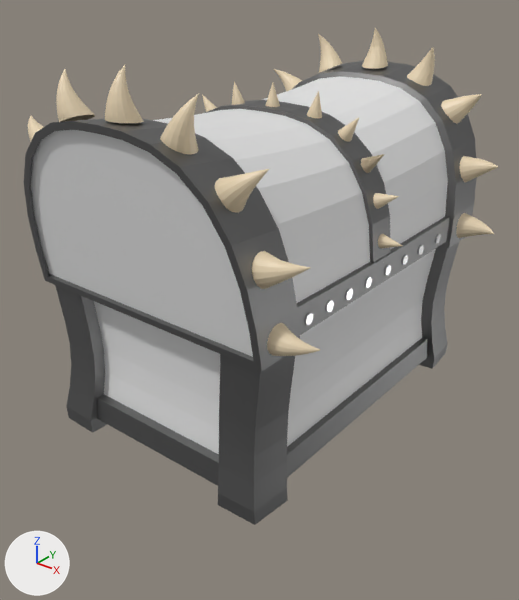
The Blender file obj_chest_StellaTan_01.blend: old version first, new version second.
Camera for both pictures: a camera (50 mm lens) standing at (17.0, -22.1, 19.5) and looking at (0.1, -1.0, 6.4). The axes (+X, +Y, +Z) are drawn at lower left. The lights are the same throughout. The first picture is the older version.

Objects in the first picture: 'Cone', 'Cube', 'Cube.001', 'bolt_08.002', 'left_horns', 'right_horns'.
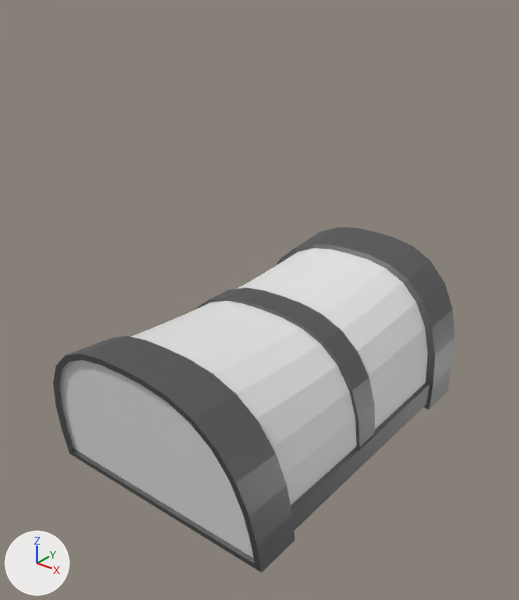
ob_cube_002 is not drawn itself; it is used by a modifier of ob_cube.

The change in detail:
me_cube is used by ob_cube; location (0.0, 0.03, 8.3); scale (1.0, 1.0, 0.974).
me_cube had 215 vertices, 177 faces, 12 loose edges and spanned x -5.36..5.36, y -8.54..0.0, z -0.28..6.8.
me_cube now has 426 vertices, 354 faces, 24 loose edges and spans x -5.36..5.36, y -8.54..8.54, z -0.28..6.8.
Part 1, on me_cube:
190 vertices are added at x -5.36..5.36, y 0.0..8.54, z -0.28..6.8.
16 new vertices lie (0.21, 0.0, 0.0) away from vertices in x -5.21..5.0, y 0.0..5.54, z 0.0..1.08.
5 new vertices lie (5.0, 0.0, 0.0) away from vertices in x -5.0, y 0.0..5.42, z 0.0.
12 loose edges are added.
134 new faces join them, mat_metal (grey #7f7f7f).
43 new faces join them, mat_wood (its picture is missing).
Mesh me_cube_002 is new.
It has 150 vertices, 129 faces and spans x -5.0..5.0, y -8.1..8.0, z -2.7..3.6.
It uses material mat_wood (its picture is missing).
Object 'Cube' (ob_cube) moves from (0.0, 0.03, 8.3) to (0.0, 0.03, 0.0).
Object 'Cube' (ob_cube) loses its MIRROR modifier named 'Mirror'.
Modifier setting removed (it was use_axis = (False, True, False)).
Object 'Cube' (ob_cube) gains a BOOLEAN modifier named 'Boolean'.
Modifier setting: object = ob_cube_002.
Modifier setting: use_hole_tolerant = True.
Object 'Cube.001' (ob_cube_001) is now hidden.
Object 'left_horns' (ob_left_horns) is now hidden.
Object 'right_horns' (ob_right_horns) is now hidden.
Object 'Cone' (ob_cone) is now hidden.
Object 'bolt_08.002' (ob_bolt_08_002) is now hidden.
Object 'Cube.002' (ob_cube_002) is new; it shows me_cube_002.
Its location is (-0.00284, 0.135, 2.082).
Its scale is (0.893, 0.918, 1.01).
It is now shown.

Changed parts and their boxes [x1, y1, x2, y2] in the pictures (519 x 600 px):
'Cube', reshaped, moved, modifiers changed (11% narrower, 12% taller): before [24, 61, 477, 371]; after [53, 227, 455, 573]
'Cube.001', hidden: before [55, 242, 459, 525]
'left_horns', hidden: before [28, 65, 320, 356]
'right_horns', hidden: before [274, 28, 498, 238]
'Cone', hidden: before [202, 81, 402, 248]
'bolt_08.002', hidden: before [304, 234, 441, 325]
part 1 of me_cube, added: after [220, 227, 455, 460]
